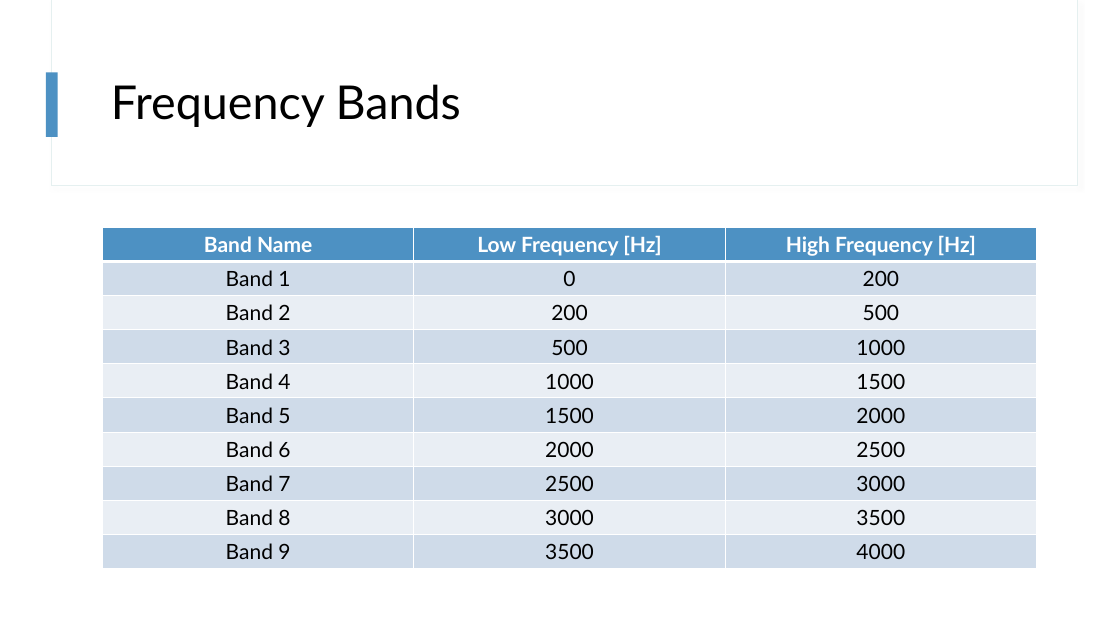
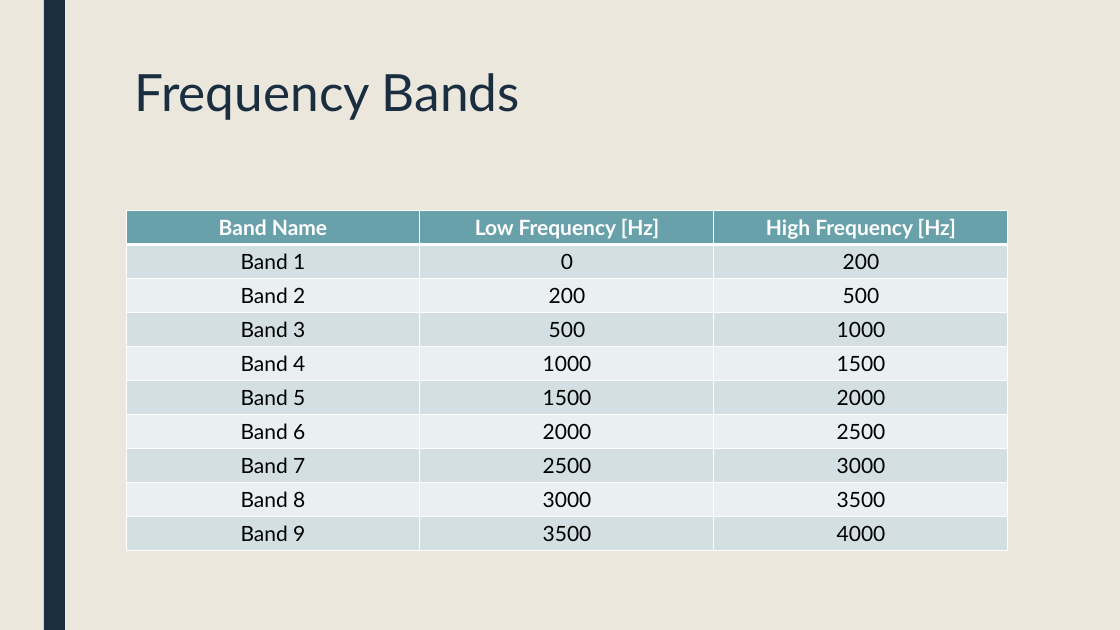
Before and after one commit to landonbuell/Buell-Senior-Thesis, a slide deck: slide 7 of Presentations/8_Jan_2020.pptx (slide 6 before the commit). Drawn at 1120x630 pixels with LibreOffice and Linux fonts; fonts in the diff are those of the drawing. Boxes give left, top, right and bottom in pixels: in the first picture for what was removed or moved away, otherwise in the second. Text is boxed around its words. In the diff, an @@ line names an element or a change of style, - is before the commit and + after.

Commit message:
4 Jan 2020
- Reran Frequency Classifier Again
- Updated Slide Show for Jan 8th

```diff
--- a/Presentations/8_Jan_2020.pptx
+++ b/Presentations/8_Jan_2020.pptx
@@ background #FFFFFF to #EBE7DD @@
@@ rectangle added at [44, 0, 65, 630], fill #1A2E40 @@
@@ rectangle removed at [51, 0, 1077, 186] @@
@@ rectangle removed at [52, 0, 1077, 185] @@
@@ rectangle removed at [46, 72, 58, 137] @@
@@ title "Frequency Bands": place and size @@
-title "Frequency Bands" at [111, 84, 461, 127]
+title "Frequency Bands" at [134, 73, 520, 120]
@@ title "Frequency Bands" at [134, 73, 520, 120]: size 40 to 44 pt, text colour #000000 to #1A2E40; line spacing 0.9 to 0.89; vertical alignment middle to top @@
@@ table at [126, 210, 1008, 545] @@
@@ fill #4D91C3 to #69A1AB in row 1 @@
@@ fill #D0DCE9 to #D4E0E2 in 15 cells @@
@@ fill #E9EEF5 to #EBF0F1 in 12 cells @@
@@ table: place and size @@
-table at [103, 228, 1038, 569]
+table at [126, 210, 1008, 545]
```
Also in this commit, not shown: 9 other slides changed, 29 slides added, 2 other files.
